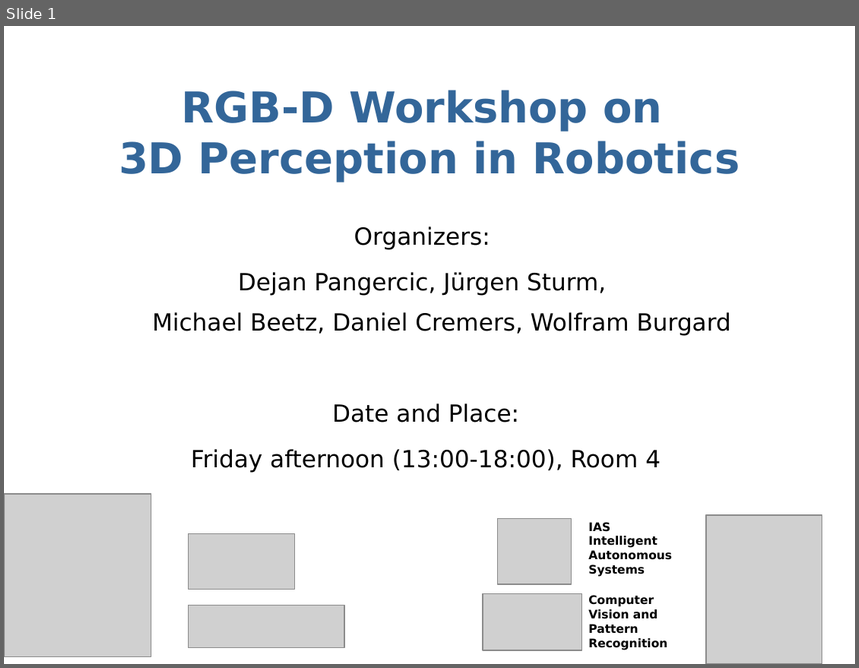
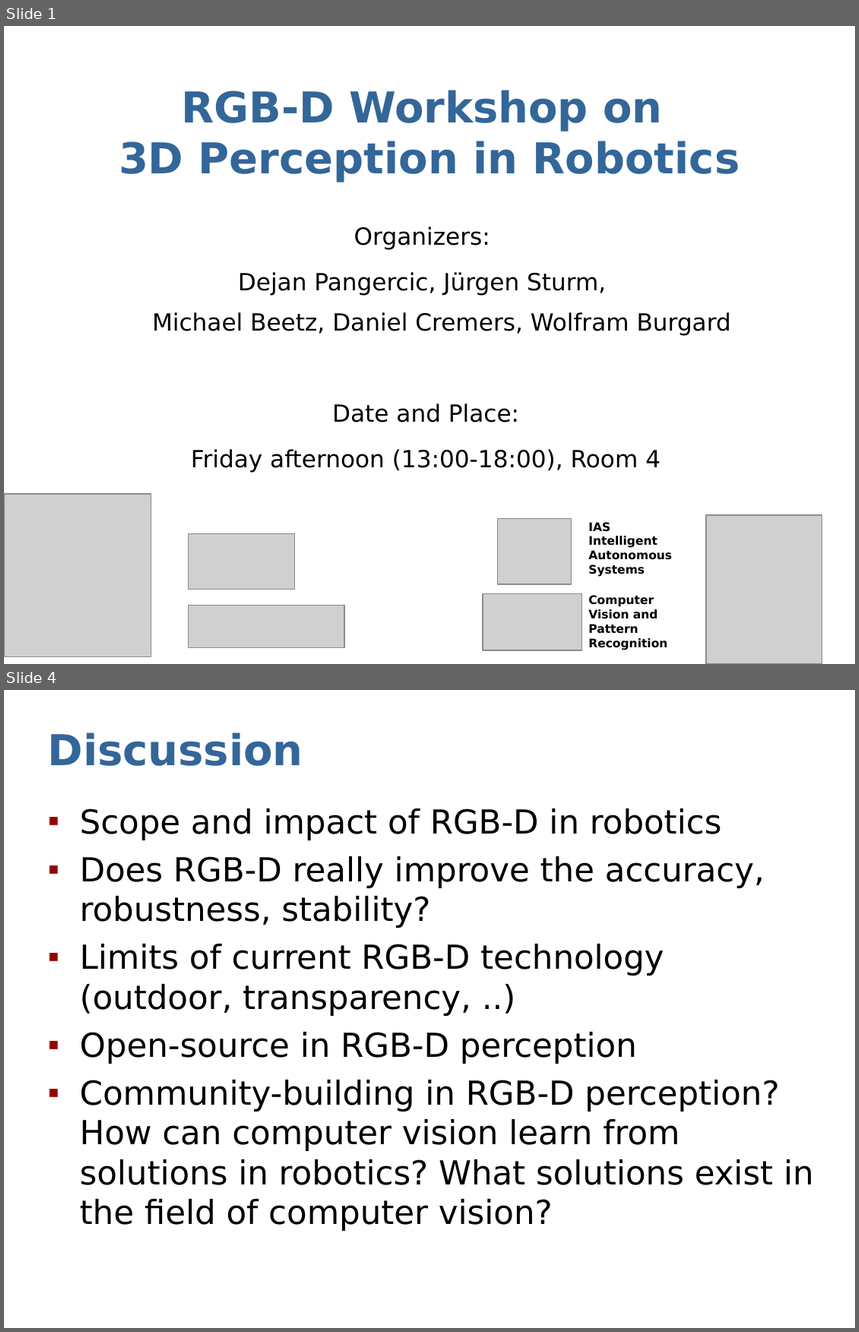
Before and after one commit to dejanpan/rgbd2011, a slide deck: presentations/sturm11rgbd-discussion.ppt. Shown one above the other, each under a label of ours: slide 1 before the commit, slides 1 and 4 after it; the slides between them are not shown. The pictures are 859x668 and 859x1332 pixels, drawn with LibreOffice and Linux fonts; fonts in the diff are those of the drawing; grey boxes stand for pictures. Boxes give left, top, right and bottom in pixels: in the first picture for what was removed or moved away, otherwise in the second. Text is boxed around its words. In the diff, an @@ line names an element or a change of style, - is before the commit and + after.

```diff
--- a/presentations/sturm11rgbd-discussion.ppt
+++ b/presentations/sturm11rgbd-discussion.ppt
@@ slide 4 added at <box>4,690,855,1328</box>, background #FFFFFF @@
@@ title added at <box>48,733,303,766</box>, 36 pt, text #336699, bold @@
+Discussion
@@ text added at <box>80,809,814,1231</box>, 28 pt, text #000000 @@
+▪ Scope and impact of RGB-D in robotics
+▪ Does RGB-D really improve the accuracy, robustness, stability?
+▪ Limits of current RGB-D technology (outdoor, transparency, ..)
+▪ Open-source in RGB-D perception
+▪ Community-building in RGB-D perception? How can computer vision learn from solutions in robotics? What solutions exist in the field of computer vision?
```
Also in this commit, not shown: 3 other slides added, 2 slides removed, 1 other file.
